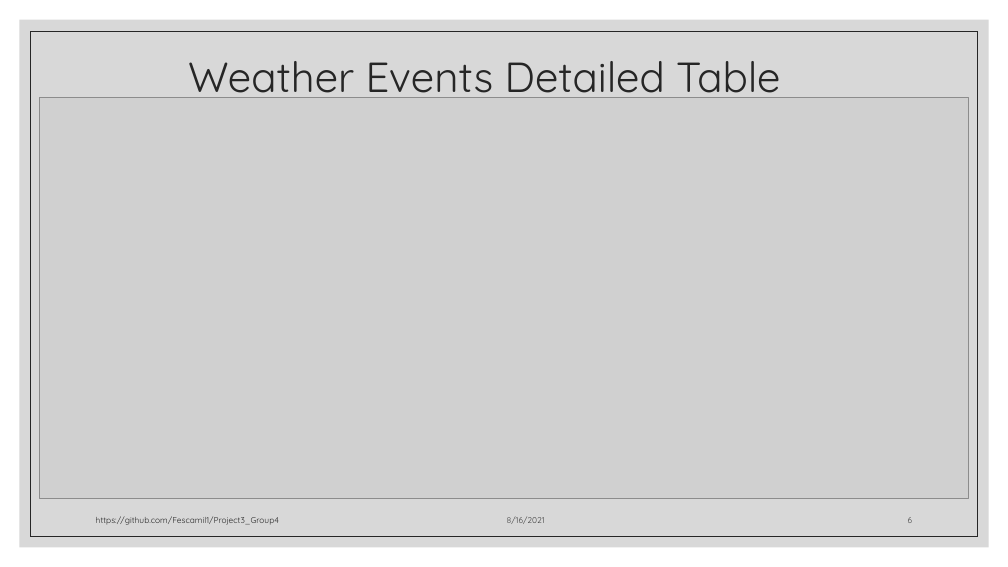
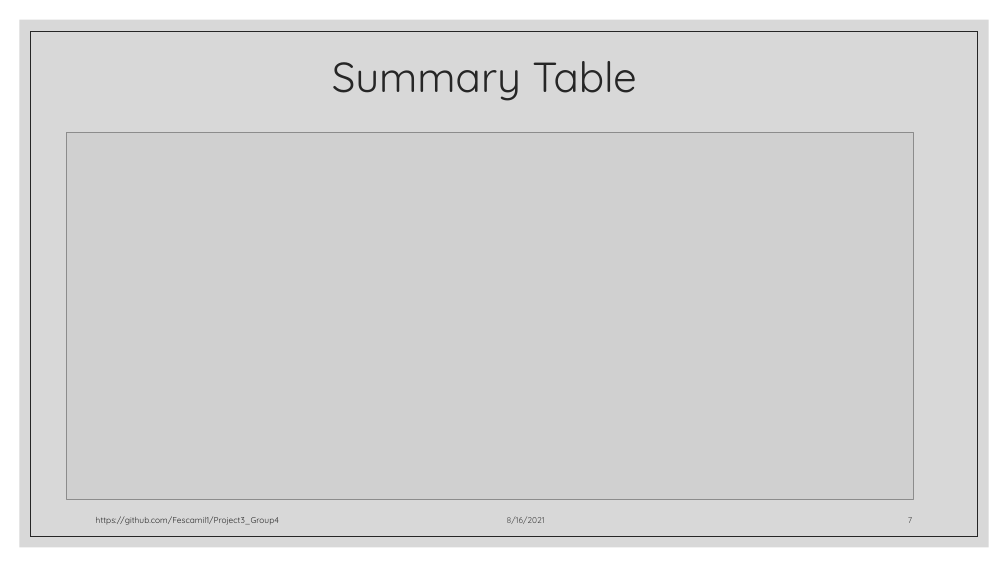
Before and after one commit to Fescamil1/Project3_Group4, a slide deck: slide 7 of Presentation.pptx (slide 6 before the commit). Drawn at 1008x567 pixels with LibreOffice and Linux fonts; fonts in the diff are those of the drawing; grey boxes stand for pictures. Boxes give left, top, right and bottom in pixels: in the first picture for what was removed or moved away, otherwise in the second. Text is boxed around its words. In the diff, an @@ line names an element or a change of style, - is before the commit and + after.

```diff
--- a/Presentation.pptx
+++ b/Presentation.pptx
@@ rectangle at box(31, 31, 978, 536): outline #262626 0.5 pt to #262626 0.75 pt @@
@@ title at box(332, 61, 636, 101): text changed @@
-Weather Events Detailed Table
+Summary Table
@@ picture: place and size @@
-picture at box(39, 97, 969, 498)
+picture at box(67, 132, 914, 499)
@@ page number at box(908, 517, 912, 523): text changed; text colour #404040 to #3F3F3F @@
-6
+7
```
Also in this commit, not shown: 9 other slides changed, 1 slide added.
